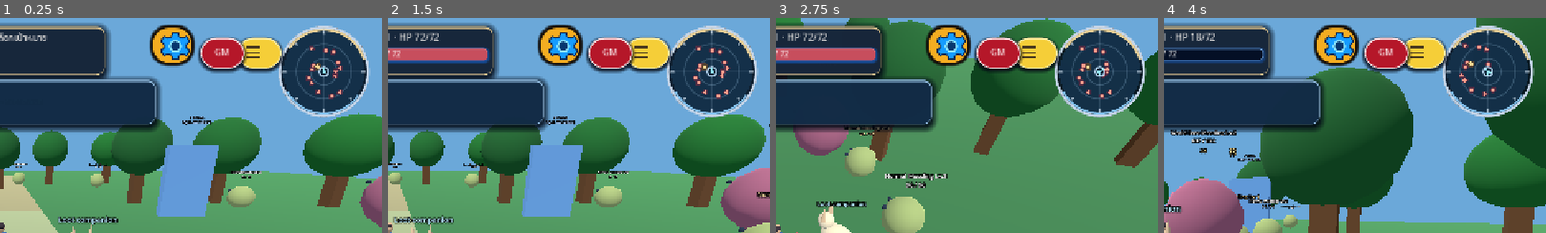
Above: before the commit, frames 1-4 (left to right).
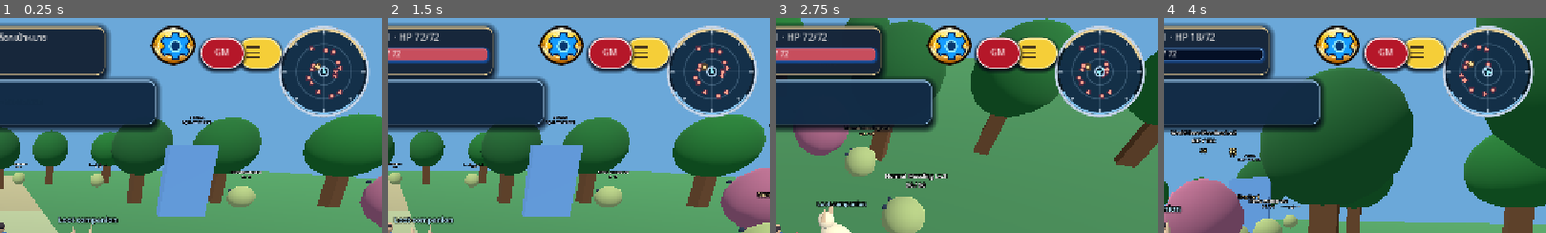
Above: after the commit, the same moments.

Repository: redfullmoon209-debug/NexTgenLeo
Game: Godot game, scene res://scenes/main.tscn
Two runs of this game, one before a commit and one after it. Both use one fixed random seed, a clock stepped at 60 frames per second and the inputs below.
Inputs (mouse positions are % of the whole screen's width and height, from its top left):
- Up to frame 1 (0.25 s): no input
- Up to frame 2 (1.5 s): click "กระโดด" at 0.5 s; tap Enter at 1.25 s; move the mouse to (72, 45) at 1.27 s; hold D from 1.28 s (still down); tap Tab at 1.35 s; click (72, 45) at 1.42 s
- Up to frame 3 (2.75 s): tap Space at 1.52 s; release D at 2 s; drag from (30, 55) to (45, 70) at 2.02 s
- Up to frame 4 (4 s): move the mouse to (60, 28) at 2.77 s; hold D 2.78-3.5 s; tap 1 at 2.85 s; click (60, 28) at 2.92 s; drag from (45, 70) to (20, 35) at 3.52 s
The pictures show only the part of the screen within x 50-100%, y 0-50%; the shares and areas given below are measured in that part.

The runs differ from the first frame. In frame 1, 1.1% of the frame differs, in the area x 39-52%, y 3-24%; in frame 2, 1.1%; in frame 3, 1.1%; in frame 4, 1.1%.

Commit message:
Build Settings gold buttons from real separate frame, fill, SVG icon and editable Thai label layers

Diff:
--- a/scripts/settings_rich_menu.gd
+++ b/scripts/settings_rich_menu.gd
@@ -1,9 +1,8 @@
 extends CanvasLayer
 ## Isolated, four-component Settings Rich Menu. No image crops or gameplay changes.
-## Icon: vector glyph; Text: Label; Background: StyleBox fill; Frame: StyleBox border.
+## Actual independent layers: Icon SVG / editable Thai Label / Background SVG / Base Frame SVG.
 const TITLES := ["กราฟิกและหน้าจอ", "เสียง", "การควบคุม", "จัดตำแหน่ง HUD", "ตั้งค่า Auto Hunt", "ตั้งค่า Auto Potion", "การแจ้งเตือน", "ภาษา", "บัญชีและความปลอดภัย", "ออกจากเกม"]
 const ICON_FILES := ["graphics", "audio", "controls", "hud", "auto_hunt", "auto_potion", "notifications", "language", "security", "exit"]
-const ICON_COLORS := ["#149cf4", "#1198f2", "#168ff3", "#1a9dff", "#d8e7f4", "#f0444d", "#ffcd18", "#39bbd5", "#178ff1", "#248df5"]
 var panel: PanelContainer
 var toggle: Button
 var list: VBoxContainer
@@ -13,6 +12,9 @@
 	var root := Control.new()
 	root.set_anchors_and_offsets_preset(Control.PRESET_FULL_RECT)
 	root.mouse_filter = Control.MOUSE_FILTER_IGNORE
+	var ui_theme := Theme.new()
+	ui_theme.default_font = load("res://assets/fonts/NotoSansThai.ttf")
+	root.theme = ui_theme
 	add_child(root)
 	# One top header: gear lives INSIDE the gold frame; rows drop directly below.
 	toggle = Button.new()
@@ -23,9 +25,8 @@
 	toggle.anchor_top = 0.0
 	toggle.anchor_bottom = 0.0
 	toggle.pressed.connect(_toggle)
-	for state in ["normal", "hover", "pressed"]:
-		toggle.add_theme_stylebox_override(state, _gold_style())
 	root.add_child(toggle)
+	_decorate_button(toggle)
 	var header_content := HBoxContainer.new()
 	header_content.set_anchors_and_offsets_preset(Control.PRESET_FULL_RECT)
 	header_content.offset_left = 17
@@ -84,17 +85,21 @@
 	get_viewport().size_changed.connect(_responsive)
 	_responsive()
 
-func _gold_style() -> StyleBoxFlat:
-	var s := StyleBoxFlat.new()
-	s.bg_color = Color("#F5AD21")
-	s.border_color = Color("#17100A")
-	s.set_border_width_all(4)
-	s.set_corner_radius_all(28)
-	s.shadow_color = Color("#050301AA")
-	s.shadow_size = 3
-	s.content_margin_left = 12
-	s.content_margin_right = 12
-	return s
+func _decorate_button(button: Button) -> void:
+	# Each layer is a standalone Godot node. No cropping of a composite preview.
+	for state in ["normal", "hover", "pressed", "disabled", "focus"]:
+		button.add_theme_stylebox_override(state, StyleBoxEmpty.new())
+	for asset in ["background", "base_frame"]:
+		var layer_rect := NinePatchRect.new()
+		layer_rect.name = "Layer_" + asset
+		layer_rect.texture = load("res://assets/ui/settings/layers/%s.svg" % asset)
+		layer_rect.patch_margin_left = 38
+		layer_rect.patch_margin_right = 38
+		layer_rect.patch_margin_top = 30
+		layer_rect.patch_margin_bottom = 30
+		layer_rect.mouse_filter = Control.MOUSE_FILTER_IGNORE
+		button.add_child(layer_rect)
+		layer_rect.set_anchors_and_offsets_preset(Control.PRESET_FULL_RECT)
 
 func _panel_style() -> StyleBoxFlat:
 	var s := StyleBoxFlat.new()
@@ -112,12 +117,9 @@
 	var button := Button.new()
 	button.custom_minimum_size = Vector2(0, 59)
 	button.size_flags_horizontal = Control.SIZE_EXPAND_FILL
-	button.add_theme_stylebox_override("normal", _gold_style())
-	button.add_theme_stylebox_override("hover", _gold_style())
-	button.add_theme_stylebox_override("pressed", _gold_style())
-	button.add_theme_stylebox_override("focus", StyleBoxEmpty.new())
 	button.pressed.connect(func(): print("Settings selected: ", TITLES[index]))
 	list.add_child(button)
+	_decorate_button(button)
 	var contents := HBoxContainer.new()
 	contents.set_anchors_and_offsets_preset(Control.PRESET_FULL_RECT)
 	contents.offset_left = 15
